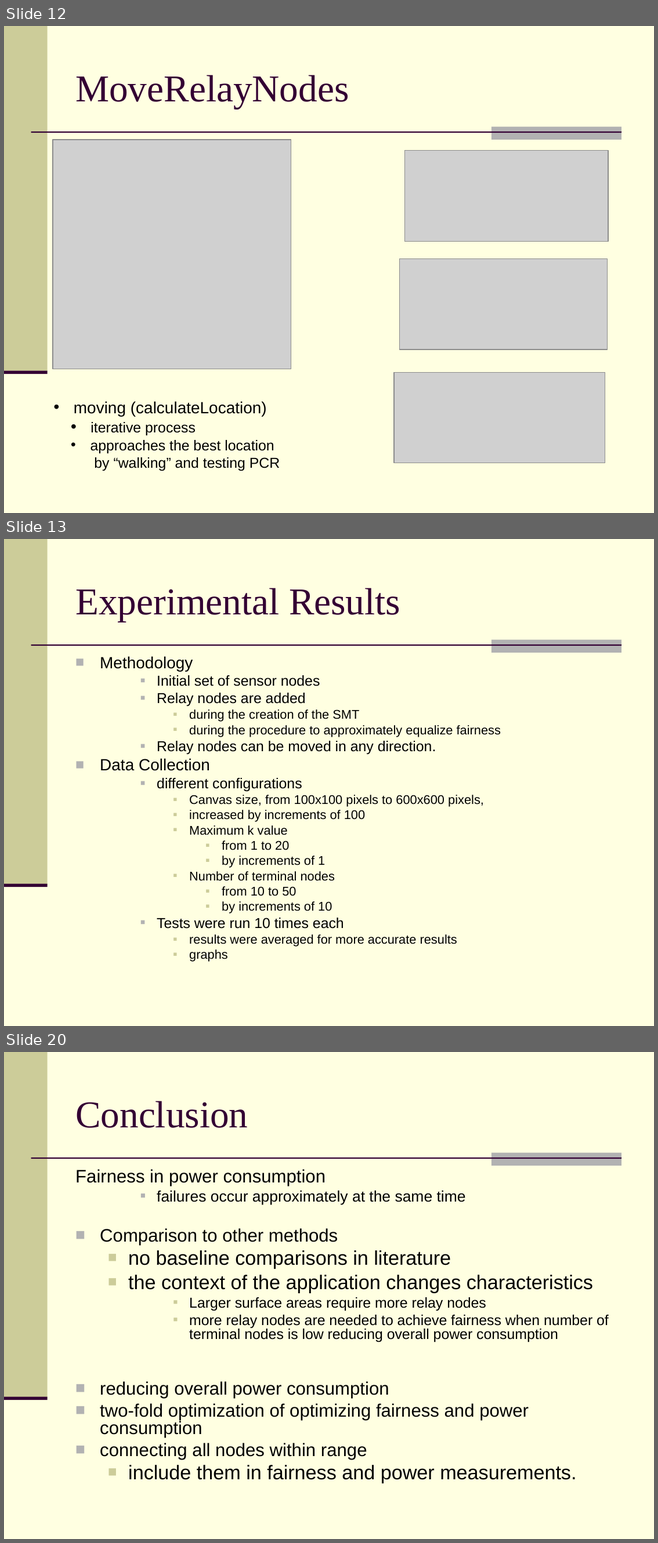
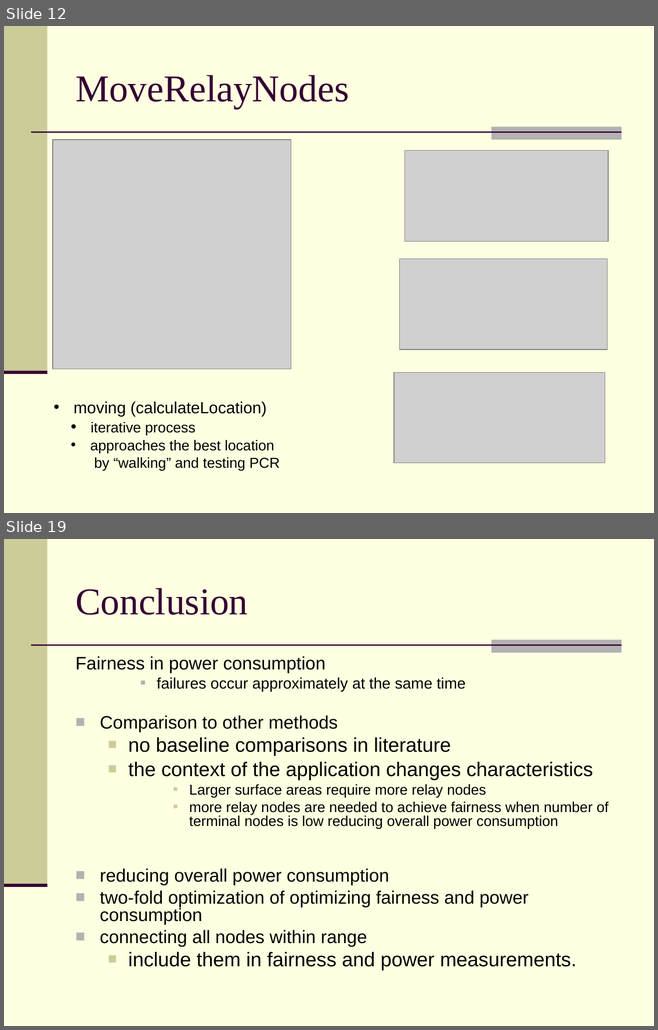
Before and after one commit to feltenberger/cmsc-641-fsmt, a slide deck: Paper/Presentation/Fair, Energy-aware Connectivity in Wireless Sensor Networks.ppt. Shown one above the other, each under a label of ours: slides 12, 13 and 20 before the commit, slides 12 and 19 after it; the slides between them are not shown. The pictures are 658x1543 and 658x1030 pixels, drawn with LibreOffice and Linux fonts; fonts in the diff are those of the drawing; grey boxes stand for pictures. Boxes give left, top, right and bottom in pixels: in the first picture for what was removed or moved away, otherwise in the second. Text is boxed around its words. In the diff, an @@ line names an element or a change of style, - is before the commit and + after.

```diff
--- a/Paper/Presentation/Fair, Energy-aware Connectivity in Wireless Sensor Networks.ppt
+++ b/Paper/Presentation/Fair, Energy-aware Connectivity in Wireless Sensor Networks.ppt
@@ slide 13 removed at box(4, 539, 654, 1026), background #FFFFE1; not listed: 4 template elements that a slide beside it also shows @@
@@ title removed at box(75, 588, 400, 621) @@
-Experimental Results
@@ text removed at box(100, 656, 500, 962) @@
-■ Methodology
-    ■ Initial set of sensor nodes
-    ■ Relay nodes are added
-      ▪ during the creation of the SMT
-      ▪ during the procedure to approximately equalize fairness
-    ■ Relay nodes can be moved in any direction.
-■ Data Collection
-    ■ different configurations
-      ▪ Canvas size, from 100x100 pixels to 600x600 pixels,
-      ▪ increased by increments of 100
-      ▪ Maximum k value
-        ▪ from 1 to 20
-        ▪ by increments of 1
-      ▪ Number of terminal nodes
-        ▪ from 10 to 50
-        ▪ by increments of 10
-    ■ Tests were run 10 times each
-      ▪ results were averaged for more accurate results
-      ▪ graphs
@@ what was slide 20 is now slide 19 @@
```
Also in this commit, not shown: 2 slides changed, 4 slides added, 4 other slides removed.
